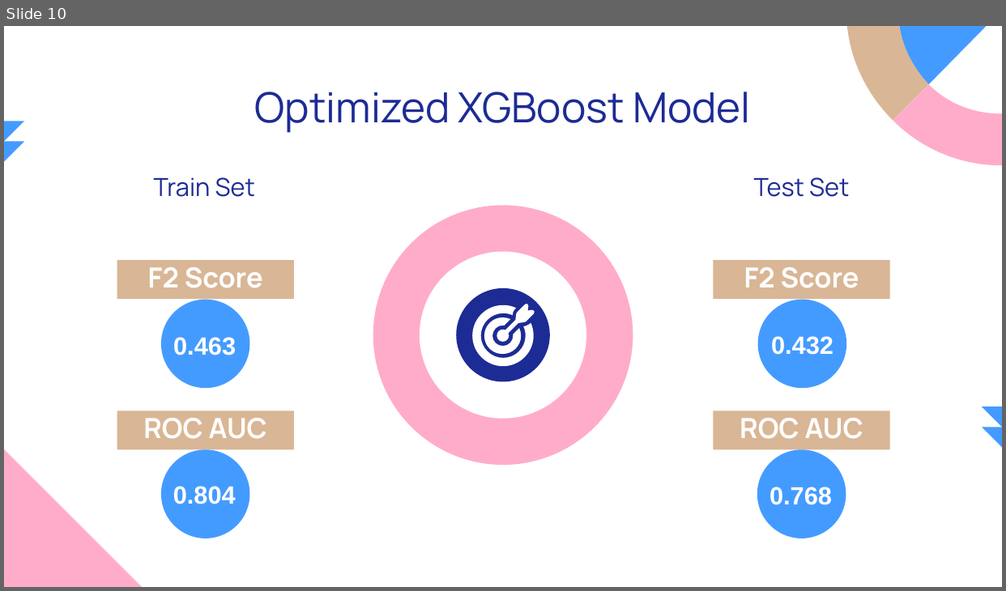
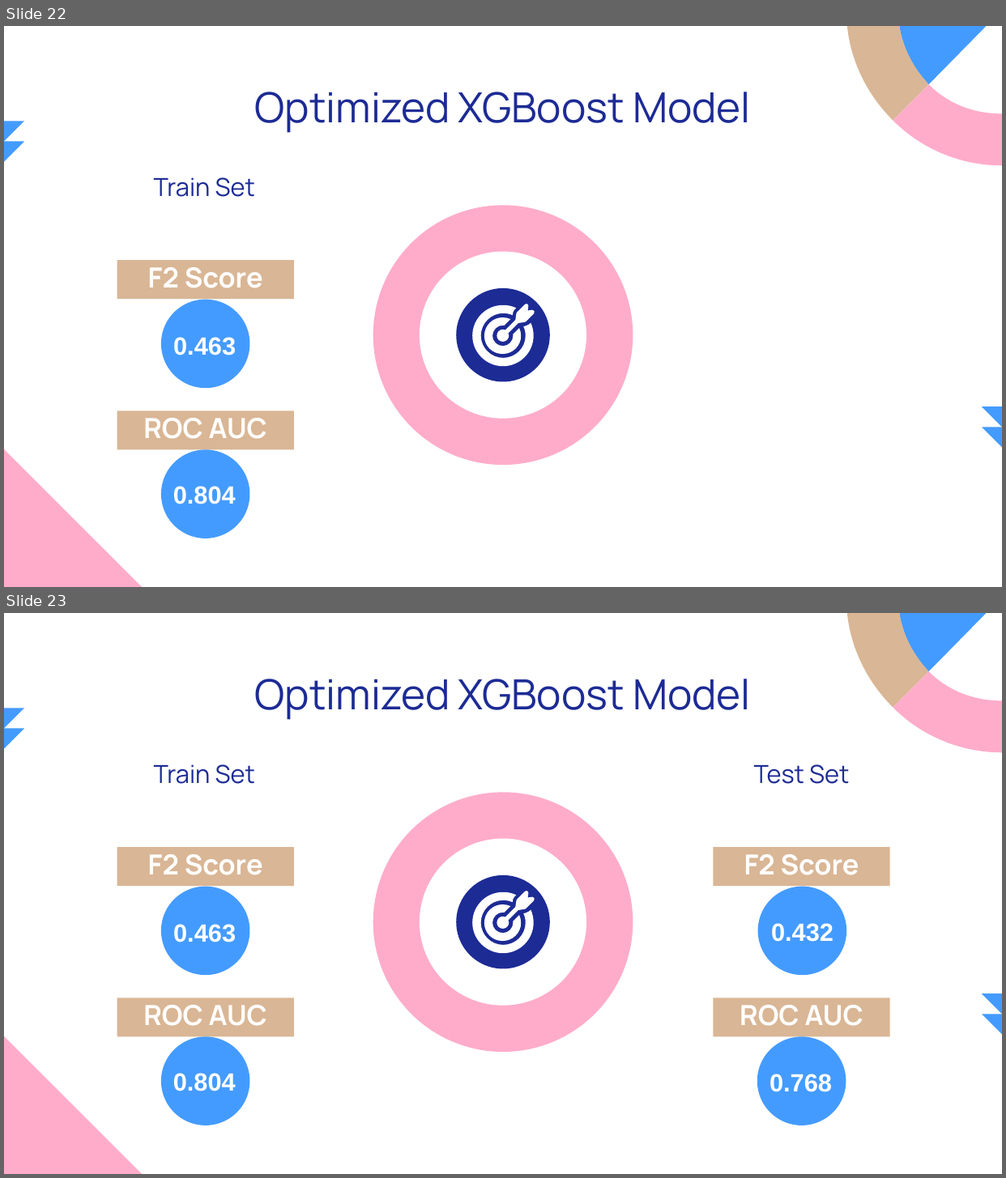
Before and after one commit to luongtruong77/classification-loan-default-risk-detection, a slide deck: Presentation.pptx. Shown one above the other, each under a label of ours: slide 10 before the commit, slides 22 and 23 after it. The pictures are 1006x591 and 1006x1178 pixels, drawn with LibreOffice and Linux fonts; fonts in the diff are those of the drawing. Boxes give left, top, right and bottom in pixels: in the first picture for what was removed or moved away, otherwise in the second. Text is boxed around its words. In the diff, an @@ line names an element or a change of style, - is before the commit and + after.

```diff
--- a/Presentation.pptx
+++ b/Presentation.pptx
@@ slide 22 added at [4,26,1002,587], background #FFFFFF; not listed: 8 template elements that a slide beside it also shows @@
@@ title added at [255,92,751,133], 30 pt, text #1D2B95 @@
+Optimized XGBoost Model
@@ text added at [154,177,255,197], 18 pt, text #1D2B95 @@
+Train Set
@@ ellipse added at [373,206,633,465], fill #FFACCA @@
@@ subtitle added at [117,261,293,300], fill #D9B695, 20 pt, text #FFFFFF, bold @@
+F2 Score
@@ ellipse added at [420,251,586,418], fill #FFFFFF @@
@@ ellipse added at [456,288,550,382], fill #1D2B95 @@
@@ ellipse added at [160,300,249,388], fill #449BFF @@
@@ freeform shape added at [472,305,533,366], fill #FFFFFF @@
@@ freeform shape added at [497,305,536,343], fill #FFFFFF @@
@@ text added at [173,337,236,356], 18 pt, text #FFFFFF, bold @@
+0.463
@@ freeform shape added at [484,318,521,354], fill #FFFFFF @@
@@ subtitle added at [117,412,293,450], fill #D9B695, 20 pt, text #FFFFFF, bold @@
+ROC AUC
@@ ellipse added at [160,450,249,539], fill #449BFF @@
@@ text added at [173,486,236,505], 18 pt, text #FFFFFF, bold @@
+0.804
@@ what was slide 10 is now slide 23 @@
```
Also in this commit, not shown: 2 slides changed, 19 other slides added, 2 slides removed, 3 other files.
